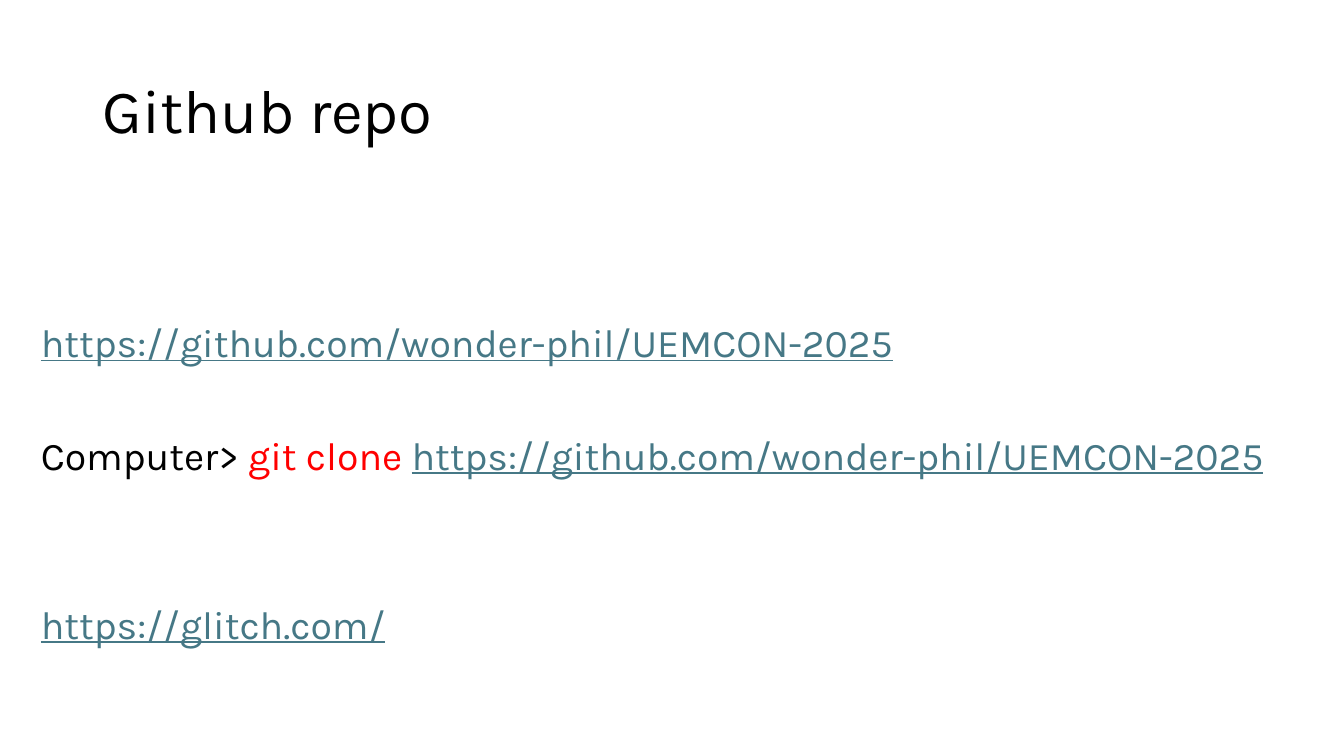
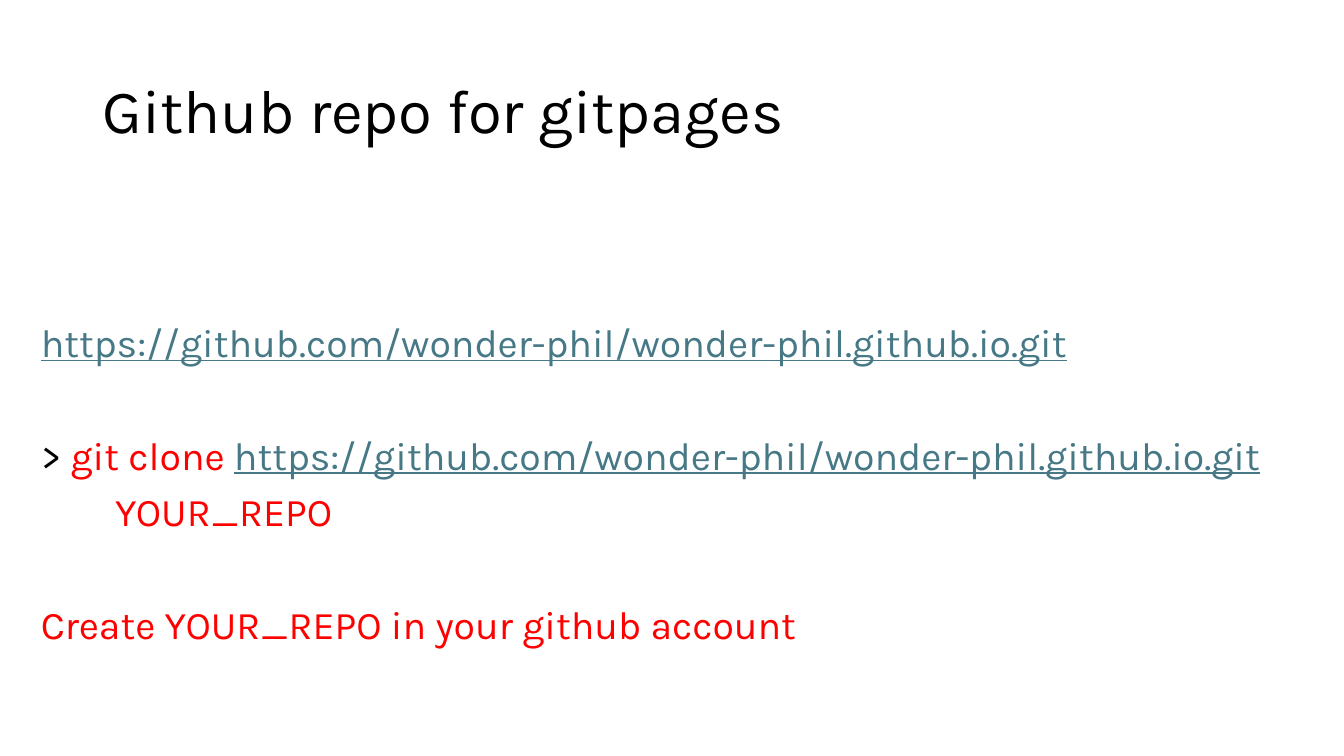
Before and after one commit to wonder-phil/UEMCON-2025, a slide deck: slide 2 of p01/Basics.pptx. Drawn at 1344x756 pixels with LibreOffice and Linux fonts; fonts in the diff are those of the drawing. Boxes give left, top, right and bottom in pixels: in the first picture for what was removed or moved away, otherwise in the second. Text is boxed around its words. In the diff, an @@ line names an element or a change of style, - is before the commit and + after.

Commit message:
update for gitpages

```diff
--- a/p01/Basics.pptx
+++ b/p01/Basics.pptx
@@ title at bbox=[102, 90, 784, 148]: text changed @@
-Github repo
+Github repo for gitpages
@@ text at bbox=[41, 328, 1260, 649]: text changed @@
-https://github.com/wonder-phil/UEMCON-2025
-Computer> git clone https://github.com/wonder-phil/UEMCON-2025
-https://glitch.com/
+https://github.com/wonder-phil/wonder-phil.github.io.git
+> git clone https://github.com/wonder-phil/wonder-phil.github.io.git
+YOUR_REPO
+Create YOUR_REPO in your github account
```
Also in this commit, not shown: 1 other slide changed, 1 slide added, 15 other files.
